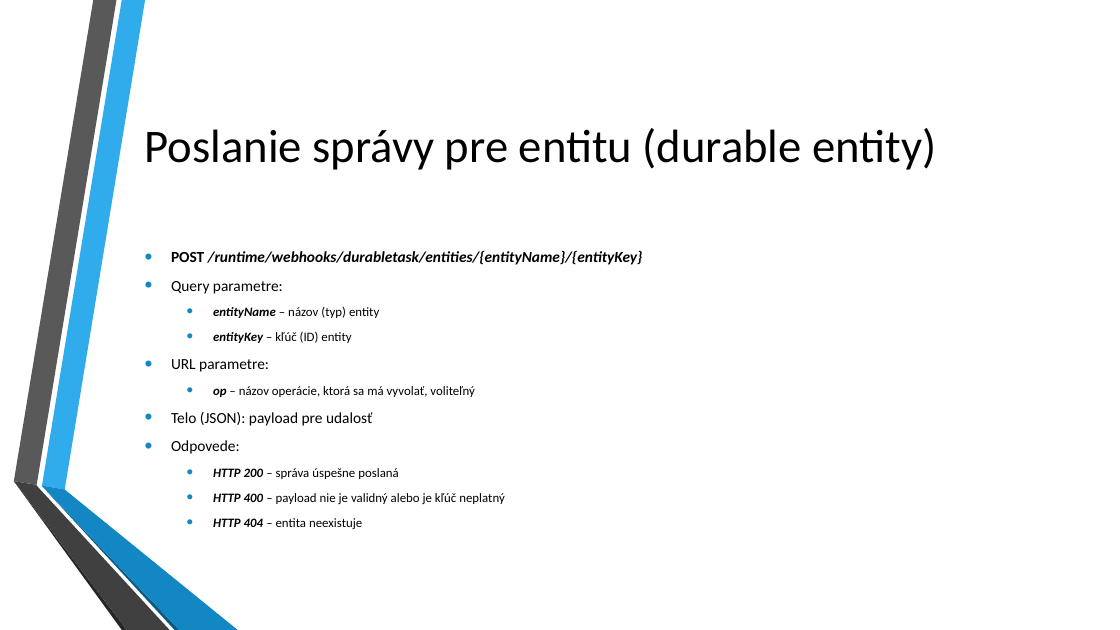
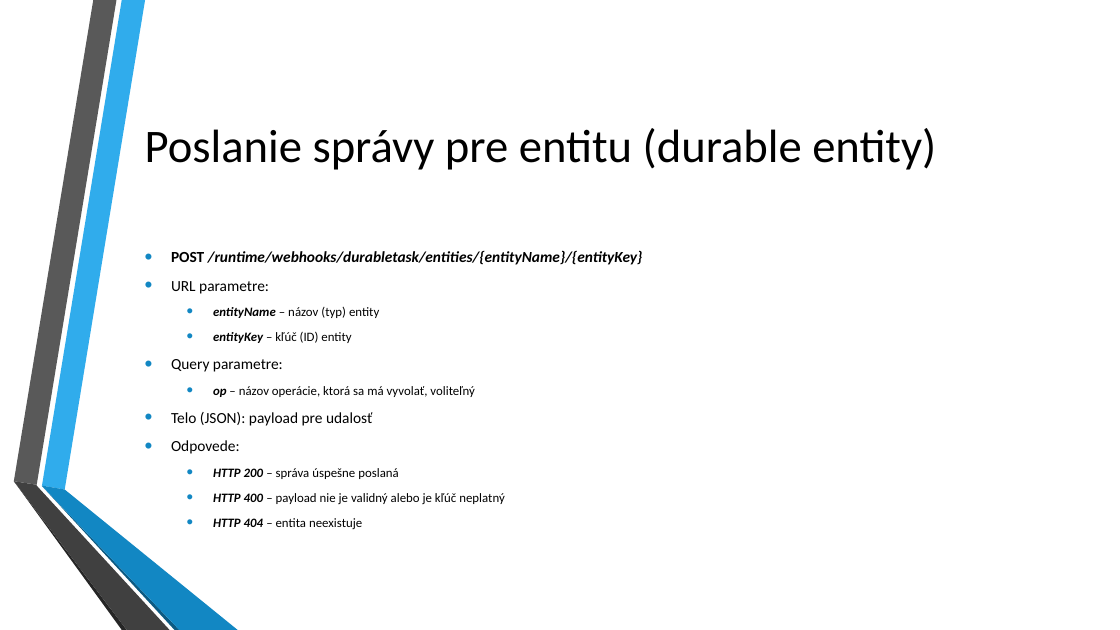
Before and after one commit to kubinko/Azure-Resources-Overview, a slide deck: slide 46 of 05 - Durable Functions/Durable Functions.pptx (slide 31 before the commit). Drawn at 1120x630 pixels with LibreOffice and Linux fonts; fonts in the diff are those of the drawing; background and template pictures are left out. Boxes give left, top, right and bottom in pixels: in the first picture for what was removed or moved away, otherwise in the second. Text is boxed around its words. In the diff, an @@ line names an element or a change of style, - is before the commit and + after.

Commit message:
Durable Function slides (beta).

```diff
--- a/05 - Durable Functions/Durable Functions.pptx
+++ b/05 - Durable Functions/Durable Functions.pptx
@@ text at [171,281,269,294]: text changed @@
-• Query parametre:
+• URL parametre:
@@ text at [171,359,283,372]: text changed @@
-• URL parametre:
+• Query parametre:
```
Also in this commit, not shown: 3 other slides changed, 10 slides added, 1 slide removed.
